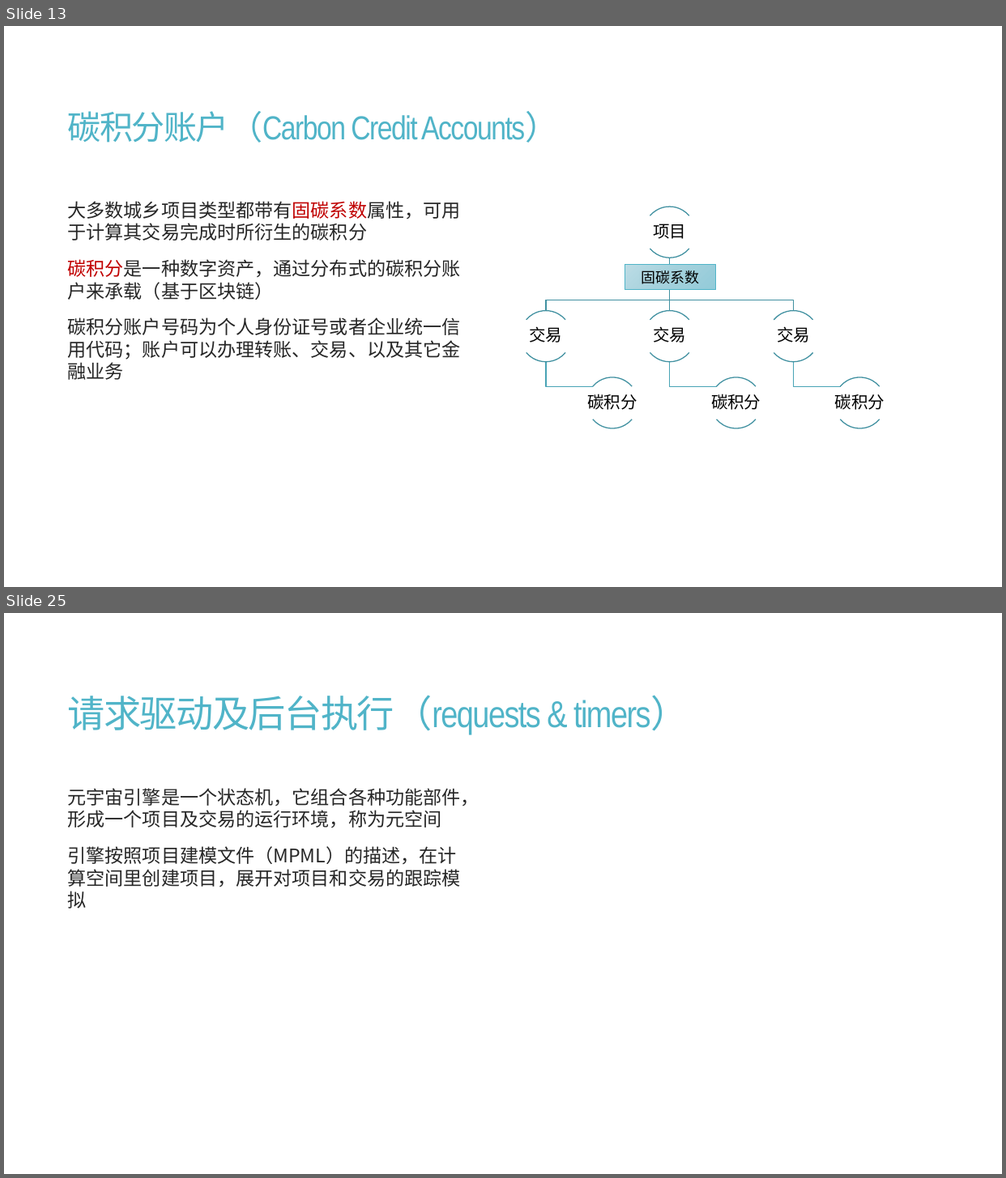
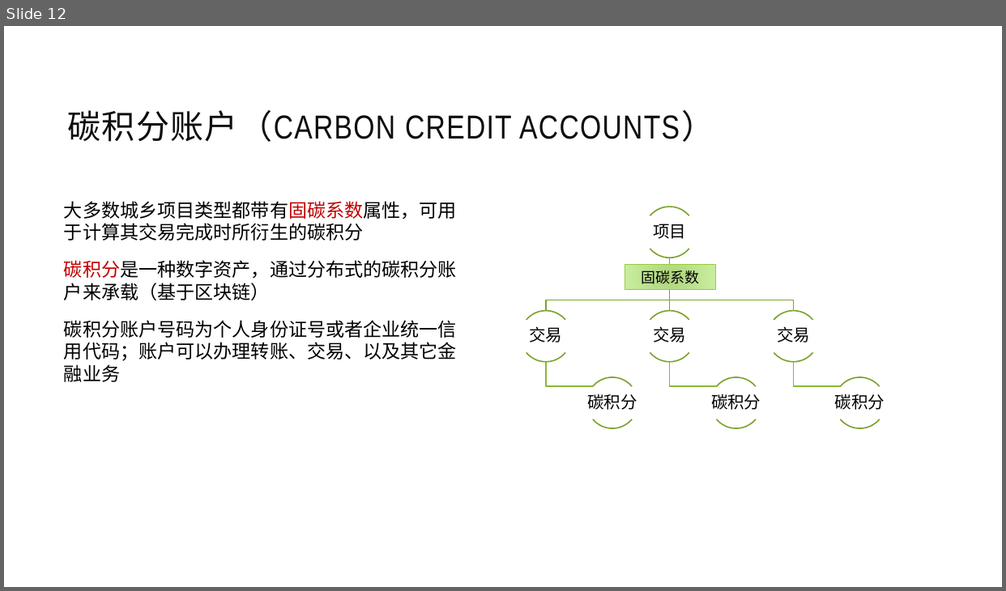
Before and after one commit to jzgi/chainfx, a slide deck: Docs/品链框架.pptx. Shown one above the other, each under a label of ours: slides 13 and 25 before the commit, slide 12 after it; the slides between them are not shown. The pictures are 1006x1178 and 1006x591 pixels, drawn with LibreOffice and Linux fonts; fonts in the diff are those of the drawing. Boxes give left, top, right and bottom in pixels: in the first picture for what was removed or moved away, otherwise in the second. Text is boxed around its words. In the diff, an @@ line names an element or a change of style, - is before the commit and + after.

```diff
--- a/Docs/品链框架.pptx
+++ b/Docs/品链框架.pptx
@@ slide 25 removed at (x1=4, y1=613, x2=1002, y2=1174), background #FFFFFF @@
@@ title removed at (x1=68, y1=695, x2=688, y2=735) @@
-请求驱动及后台执行（requests & timers）
@@ text removed at (x1=68, y1=788, x2=479, y2=909) @@
-元宇宙引擎是一个状态机，它组合各种功能部件，形成一个项目及交易的运行环境，称为元空间
-引擎按照项目建模文件（MPML）的描述，在计算空间里创建项目，展开对项目和交易的跟踪模拟
@@ what was slide 13 is now slide 12 @@
@@ slide 12 changed as well @@
@@ title at (x1=68, y1=110, x2=714, y2=142): text changed; text colour #50B4C8 to #0D0D0D @@
-碳积分账户（Carbon Credit Accounts）
+碳积分账户（CARBON CREDIT ACCOUNTS）
@@ text "大多数城乡项目类型都带有固碳系数属性，可用于计算其交易完成时所衍生的碳积分" at (x1=64, y1=201, x2=457, y2=382): text colour #262626 to #000000; more space between paragraphs @@
@@ rectangle "固碳系数" at (x1=625, y1=265, x2=716, y2=290): fill gradient #BDDCE5 to #A5D1DD to #94CBD9 to gradient #B0D57D to #CAEEA0; outline #50B4C8 0.75 pt to #99CB38 0.75 pt @@
@@ outline #49A3B6 1 pt to #8BB833 1.25 pt in 3 elements at (x1=794, y1=362, x2=841, y2=386), (x1=670, y1=362, x2=717, y2=386), (x1=546, y1=362, x2=593, y2=386) @@
@@ outline #4090A0 1 pt to #7BA32D 1.25 pt in 17 elements at (x1=670, y1=258, x2=793, y2=311), (x1=666, y1=258, x2=673, y2=311), (x1=546, y1=258, x2=670, y2=311), (x1=644, y1=207, x2=695, y2=258), (x1=644, y1=207, x2=695, y2=258), (x1=521, y1=311, x2=572, y2=362), (x1=521, y1=311, x2=572, y2=362), (x1=587, y1=378, x2=638, y2=429), (x1=587, y1=378, x2=638, y2=429), (x1=644, y1=311, x2=695, y2=362), (x1=644, y1=311, x2=695, y2=362), (x1=710, y1=378, x2=761, y2=429), (x1=710, y1=378, x2=761, y2=429), (x1=768, y1=311, x2=819, y2=362), (x1=768, y1=311, x2=819, y2=362), (x1=834, y1=378, x2=885, y2=429), (x1=834, y1=378, x2=885, y2=429) @@
```
Also in this commit, not shown: 15 other slides changed, 2 slides added, 19 other slides removed, 17 other files.
